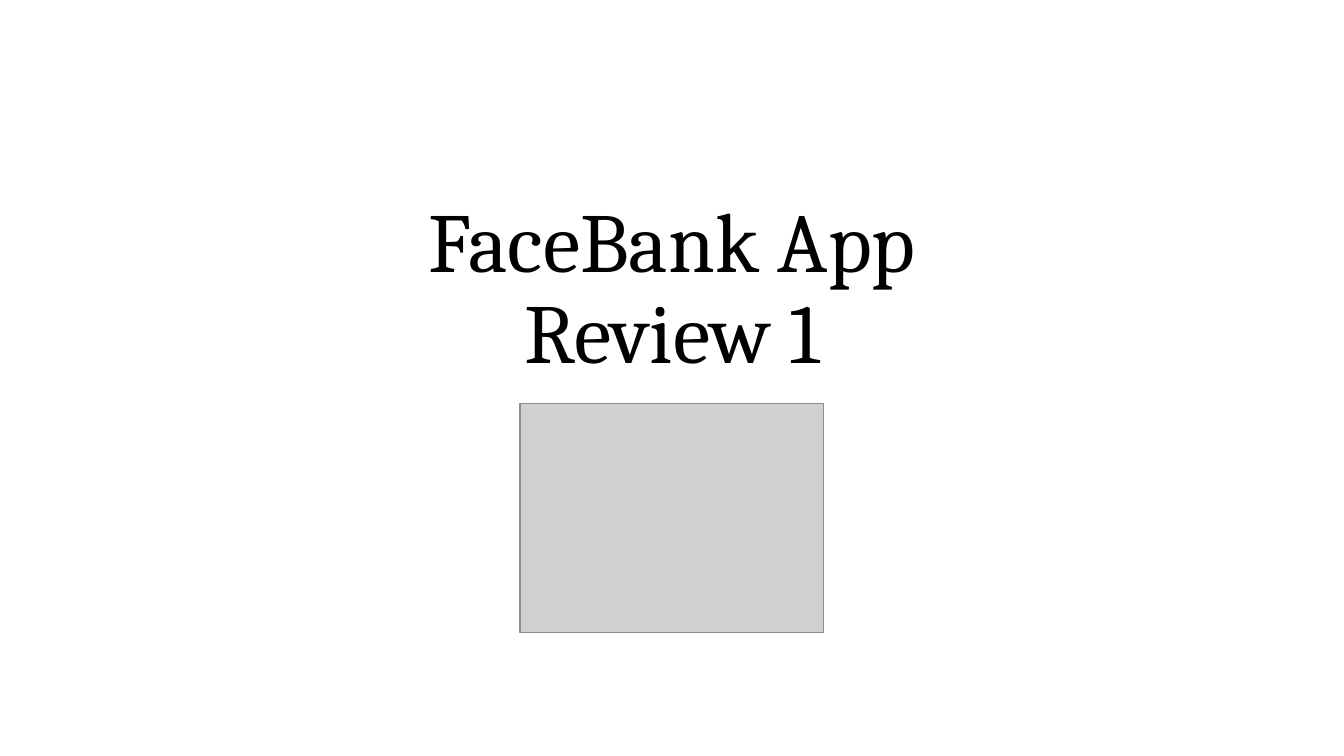
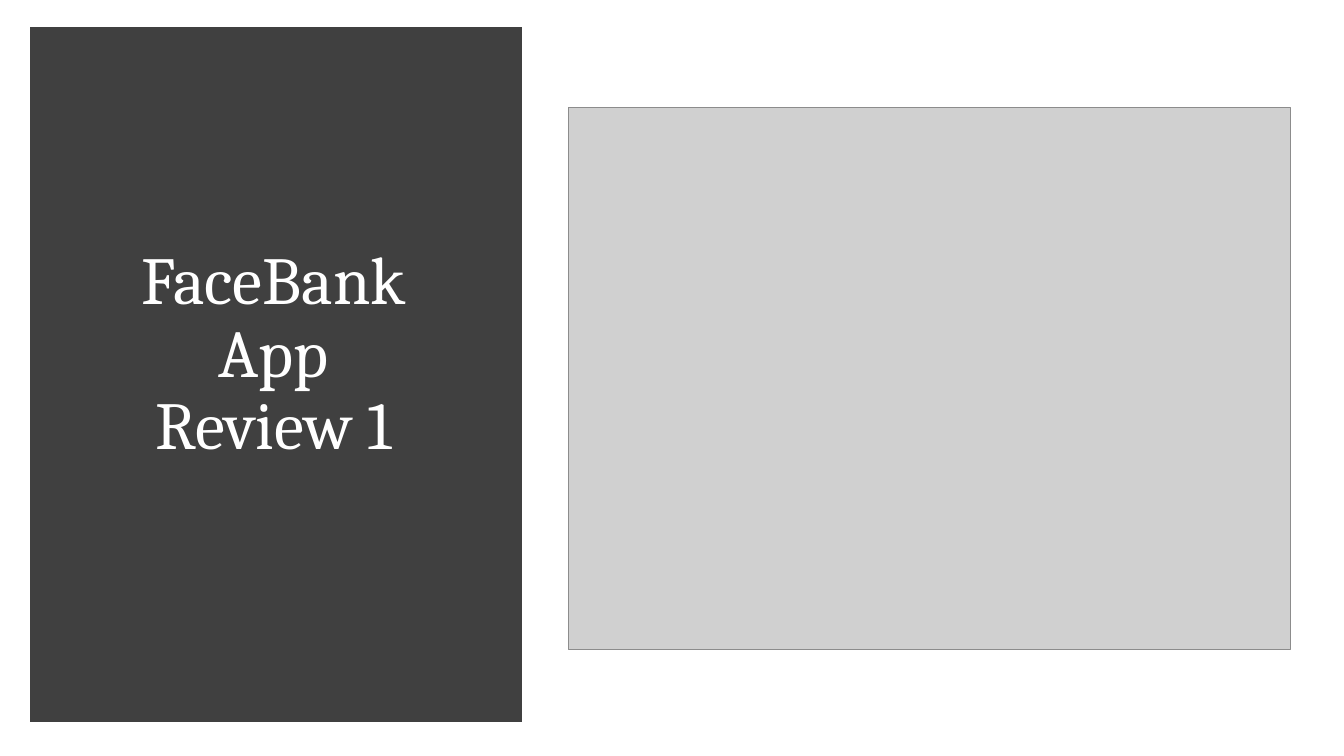
Before and after one commit to florian-frey/FaceBank, a slide deck: slide 1 of presentations/presentation-22_01_07.pptx. Drawn at 1344x756 pixels with LibreOffice and Linux fonts; fonts in the diff are those of the drawing; grey boxes stand for pictures. Boxes give left, top, right and bottom in pixels: in the first picture for what was removed or moved away, otherwise in the second. Text is boxed around its words. In the diff, an @@ line names an element or a change of style, - is before the commit and + after.

```diff
--- a/presentations/presentation-22_01_07.pptx
+++ b/presentations/presentation-22_01_07.pptx
@@ rectangle added at [37, 34, 515, 716], fill #404040, outline #404040 10 pt @@
@@ title "FaceBank App Review 1": place and size @@
-title "FaceBank App Review 1" at [428, 213, 916, 364]
+title "FaceBank App Review 1" at [141, 257, 406, 450]
@@ title "FaceBank App Review 1" at [141, 257, 406, 450]: size 60 to 48 pt, text colour #000000 to #FFFFFF; vertical alignment bottom to middle @@
@@ picture: place and size @@
-picture at [520, 404, 825, 633]
+picture at [569, 108, 1292, 650]
```
Also in this commit, not shown: 34 other slides changed, 6 slides added.
